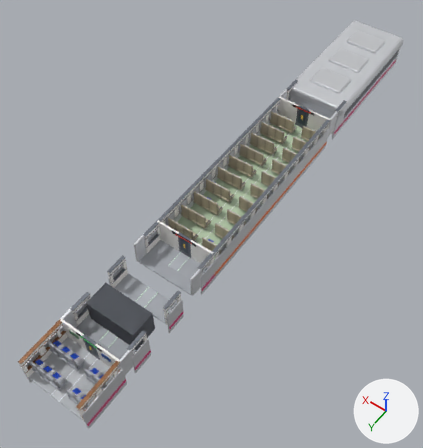
What one commit did to the glTF model flutter/assets/models/car_ordinary.glb.
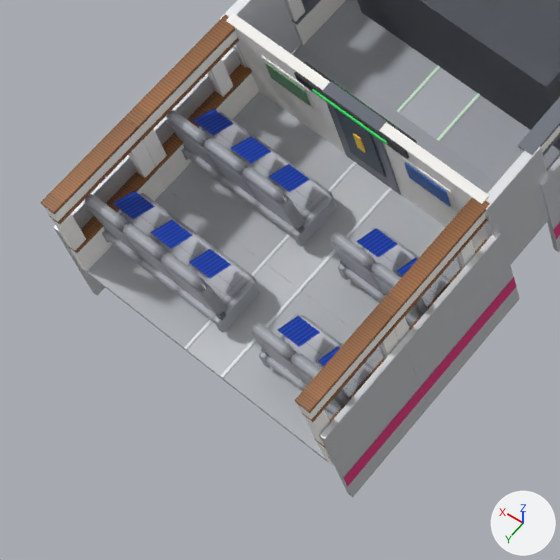
The first picture shows the older version from a 50 mm camera at (-10.4, 33.9, 24.2) aimed at (0.7, 18.4, 0.0). The close-ups show the older and then the newer version on the part from 2% to 32% of the width and 70% to 99% of the height of that picture. Only the edits that show in the close-ups are written down. Arrows for +X, +Y and +Z are at lower right; the lights stay in place. Vertices at exactly the same position are counted once.

The first close-up shows 'car_st_4', 'car_st_5', 'car_st_6', 'car_st_7', 'car_st_8', 'global_st_2', 'global_st_3', 'unavail_51', 'unavail_52', 'unavail_53', 'unavail_54', 'unavail_55', 'unavail_56', 'unavail_57', 'unavail_58', 'unavail_59', 'unavail_60'.
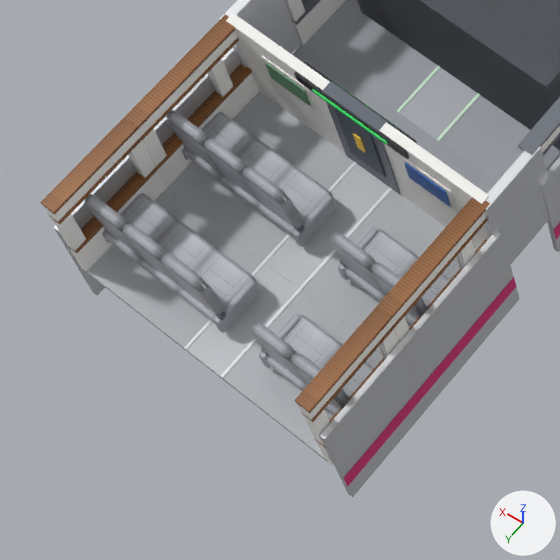
Where the change shows, as pixel boxes [x1, y1, x2, y2] in the close-ups (560 x 560 px):
'unavail_58', reshaped: before [161, 249, 260, 333]; after [161, 250, 260, 333]
'unavail_53', reshaped: before [243, 164, 337, 246]; after [243, 166, 337, 246]
'unavail_59', reshaped: [250, 314, 342, 391] in both
'unavail_54', reshaped: [331, 227, 419, 302] in both
'unavail_57', reshaped: before [123, 220, 217, 294]; after [123, 221, 217, 294]
'unavail_56', reshaped: before [85, 191, 179, 265]; after [85, 193, 179, 265]
'unavail_52', reshaped: before [204, 136, 294, 209]; after [204, 138, 294, 209]
'unavail_51', reshaped: before [166, 109, 256, 181]; after [166, 110, 256, 181]
part 1 of me_dis_kai_tosca_seat_a, deleted: before [112, 109, 234, 219]
part 2 of me_dis_kai_tosca_seat_b, deleted: before [150, 136, 271, 249]
part 3 of me_dis_kai_tosca_seat_c, deleted: before [189, 164, 310, 278]
part 4 of me_dis_kai_tosca_seat_d, deleted: before [278, 228, 397, 347]
part 5 of me_dis_kai_tosca_seat_e, deleted: before [318, 258, 418, 366]

Patch to the scene script:
```diff
--- a/flutter/assets/models/car_ordinary.glb.py
+++ b/flutter/assets/models/car_ordinary.glb.py
@@ mat_material_32 @@
 mat_material_32 = principled_material('Material_32')
-mat_material_32.texture = img_image_3
+mat_material_32.base_color = (1.0, 0.0595, 0.0423)  # red #ff453a
 mat_material_32.metallic = 0.06
@@ me_dis_kai_tosca_seat_a @@
-me_dis_kai_tosca_seat_a.from_pydata(...)  # 648 vertices, 1262 faces; spans x -0.275..0.306, y -0.3..0.225, z 0.09..1.066
+me_dis_kai_tosca_seat_a.from_pydata(...)  # 644 vertices, 1260 faces; spans x -0.275..0.306, y -0.3..0.225, z 0.09..1.066
+# me_dis_kai_tosca_seat_a part 1: the loose piece of 4 vertices spanning x -0.135..0.135, y -0.197..0.037, z 0.623..0.757 is deleted
 me_dis_kai_tosca_seat_a.materials.append(mat_material_27)
@@ me_dis_kai_tosca_seat_a @@
 me_dis_kai_tosca_seat_a.materials.append(mat_material_31)
-me_dis_kai_tosca_seat_a.materials.append(mat_material_32)  # picture img_image_3
@@ me_dis_kai_tosca_seat_b @@
-me_dis_kai_tosca_seat_b.from_pydata(...)  # 364 vertices, 710 faces; spans x -0.275..0.275, y -0.3..0.225, z 0.19..1.066
+me_dis_kai_tosca_seat_b.from_pydata(...)  # 360 vertices, 708 faces; spans x -0.275..0.275, y -0.3..0.225, z 0.19..1.066
+# me_dis_kai_tosca_seat_b part 2: the loose piece of 4 vertices spanning x -0.135..0.135, y -0.197..0.037, z 0.623..0.757 is deleted
 me_dis_kai_tosca_seat_b.materials.append(mat_material_27)
 me_dis_kai_tosca_seat_b.materials.append(mat_material_28)
-me_dis_kai_tosca_seat_b.materials.append(mat_material_32)  # picture img_image_3
@@ me_dis_kai_tosca_seat_c @@
-me_dis_kai_tosca_seat_c.from_pydata(...)  # 900 vertices, 1742 faces; spans x -0.306..0.275, y -0.3..0.225, z 0.09..1.066
+me_dis_kai_tosca_seat_c.from_pydata(...)  # 896 vertices, 1740 faces; spans x -0.306..0.275, y -0.3..0.225, z 0.09..1.066
+# me_dis_kai_tosca_seat_c part 3: the loose piece of 4 vertices spanning x -0.135..0.135, y -0.197..0.037, z 0.623..0.757 is deleted
 me_dis_kai_tosca_seat_c.materials.append(mat_material_27)
@@ me_dis_kai_tosca_seat_c @@
 me_dis_kai_tosca_seat_c.materials.append(mat_material_31)
-me_dis_kai_tosca_seat_c.materials.append(mat_material_32)  # picture img_image_3
@@ me_dis_kai_tosca_seat_d @@
-me_dis_kai_tosca_seat_d.from_pydata(...)  # 900 vertices, 1742 faces; spans x -0.275..0.306, y -0.3..0.225, z 0.09..1.066
+me_dis_kai_tosca_seat_d.from_pydata(...)  # 896 vertices, 1740 faces; spans x -0.275..0.306, y -0.3..0.225, z 0.09..1.066
+# me_dis_kai_tosca_seat_d part 4: the loose piece of 4 vertices spanning x -0.135..0.135, y -0.197..0.037, z 0.623..0.757 is deleted
 me_dis_kai_tosca_seat_d.materials.append(mat_material_27)
@@ me_dis_kai_tosca_seat_d @@
 me_dis_kai_tosca_seat_d.materials.append(mat_material_31)
-me_dis_kai_tosca_seat_d.materials.append(mat_material_32)  # picture img_image_3
@@ me_dis_kai_tosca_seat_e @@
-me_dis_kai_tosca_seat_e.from_pydata(...)  # 648 vertices, 1262 faces; spans x -0.306..0.275, y -0.3..0.225, z 0.09..1.066
+me_dis_kai_tosca_seat_e.from_pydata(...)  # 644 vertices, 1260 faces; spans x -0.306..0.275, y -0.3..0.225, z 0.09..1.066
+# me_dis_kai_tosca_seat_e part 5: the loose piece of 4 vertices spanning x -0.135..0.135, y -0.197..0.037, z 0.623..0.757 is deleted
 me_dis_kai_tosca_seat_e.materials.append(mat_material_27)
@@ me_dis_kai_tosca_seat_e @@
 me_dis_kai_tosca_seat_e.materials.append(mat_material_31)
-me_dis_kai_tosca_seat_e.materials.append(mat_material_32)  # picture img_image_3
```
